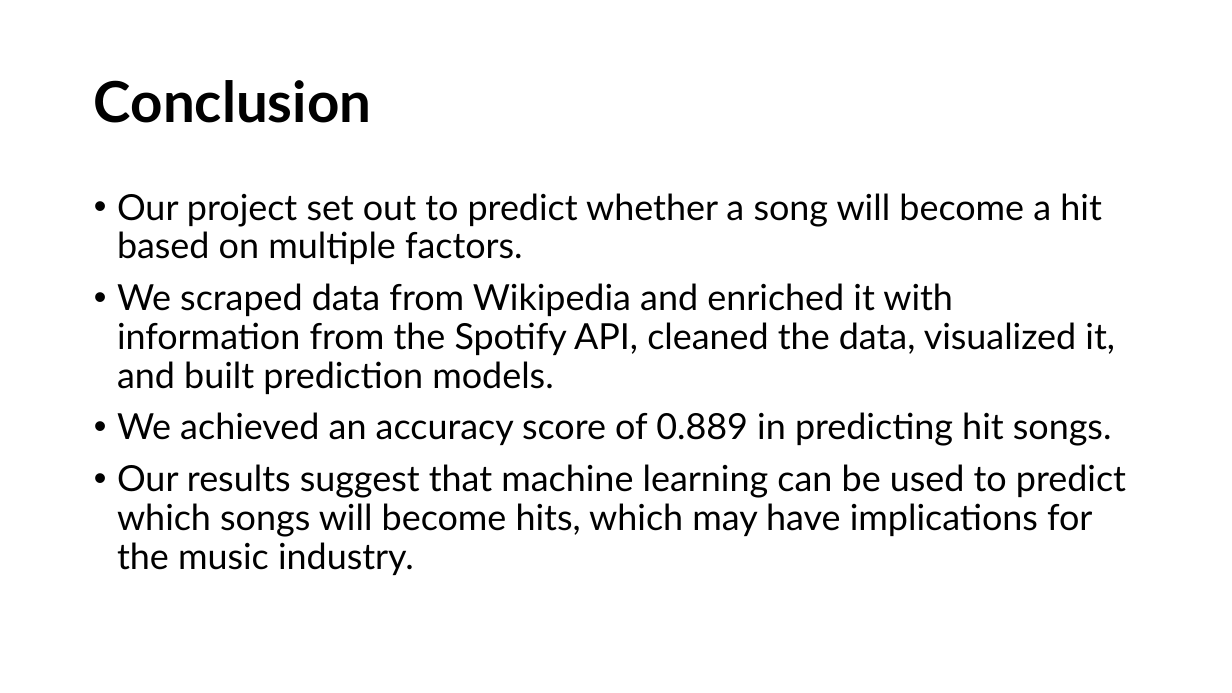
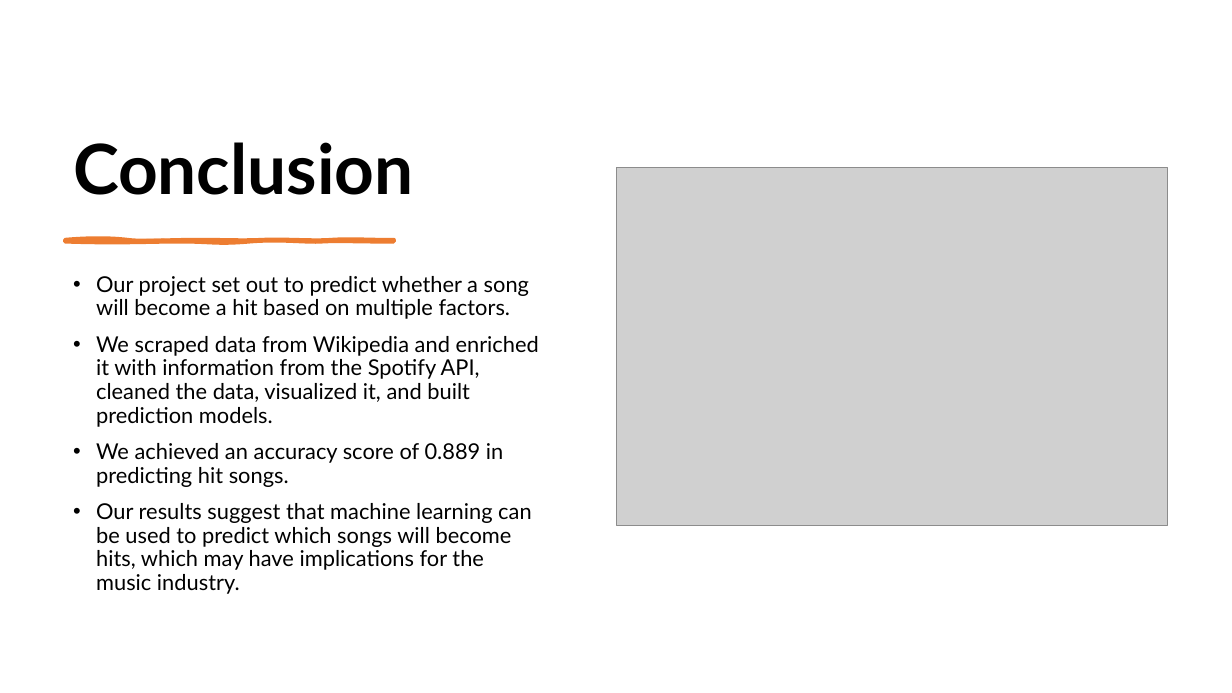
Before and after one commit to omersh1998/song-prediction-final-project, a slide deck: slide 9 of presentation/song_prediction.pptx (slide 10 before the commit). Drawn at 1232x693 pixels with LibreOffice and Linux fonts; fonts in the diff are those of the drawing; grey boxes stand for pictures. Boxes give left, top, right and bottom in pixels: in the first picture for what was removed or moved away, otherwise in the second. Text is boxed around its words. In the diff, an @@ line names an element or a change of style, - is before the commit and + after.

```diff
--- a/presentation/song_prediction.pptx
+++ b/presentation/song_prediction.pptx
@@ title "Conclusion" moved from (x1=94, y1=80, x2=371, y2=123) to (x1=73, y1=142, x2=414, y2=195) @@
@@ title "Conclusion" at (x1=73, y1=142, x2=414, y2=195): size 44 to 54 pt; vertical alignment middle to bottom @@
@@ picture added at (x1=616, y1=168, x2=1168, y2=526) @@
@@ text "Our project set out to ..." moved from (x1=117, y1=193, x2=1126, y2=575) to (x1=96, y1=276, x2=539, y2=594) @@
@@ text "Our project set out to ..." at (x1=96, y1=276, x2=539, y2=594): size 28 to 17 pt @@
@@ freeform shape added at (x1=65, y1=240, x2=394, y2=242), fill #ED7D31, outline #ED7D31 3 pt @@
```
Also in this commit, not shown: 8 other slides changed, 1 slide removed.
